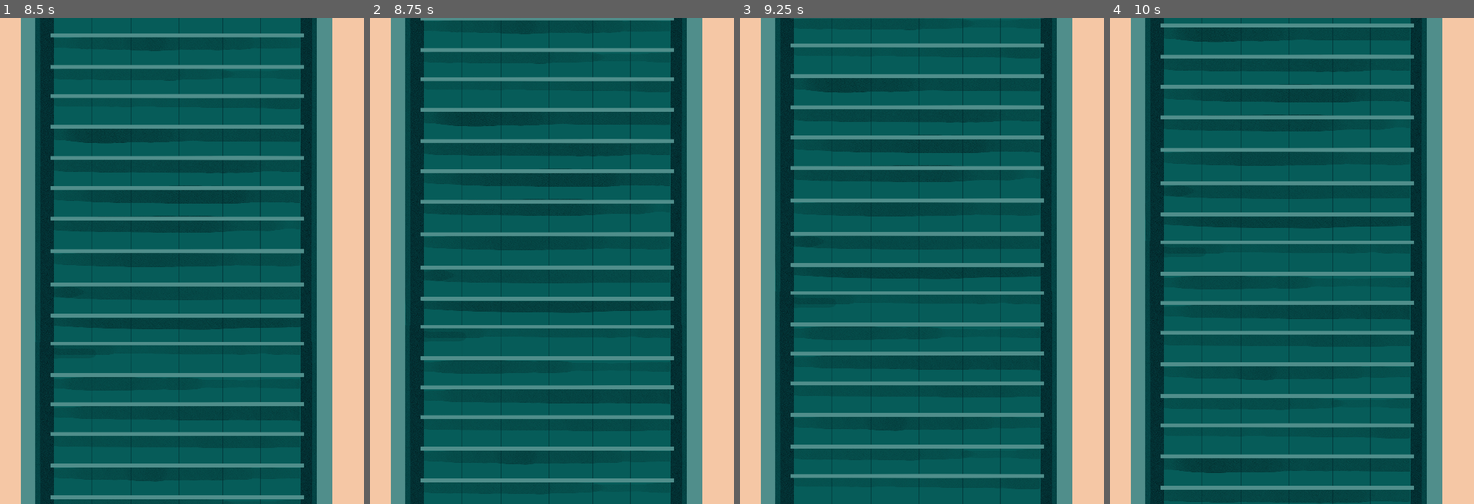
Above: before the commit, frames 1-4 (left to right).
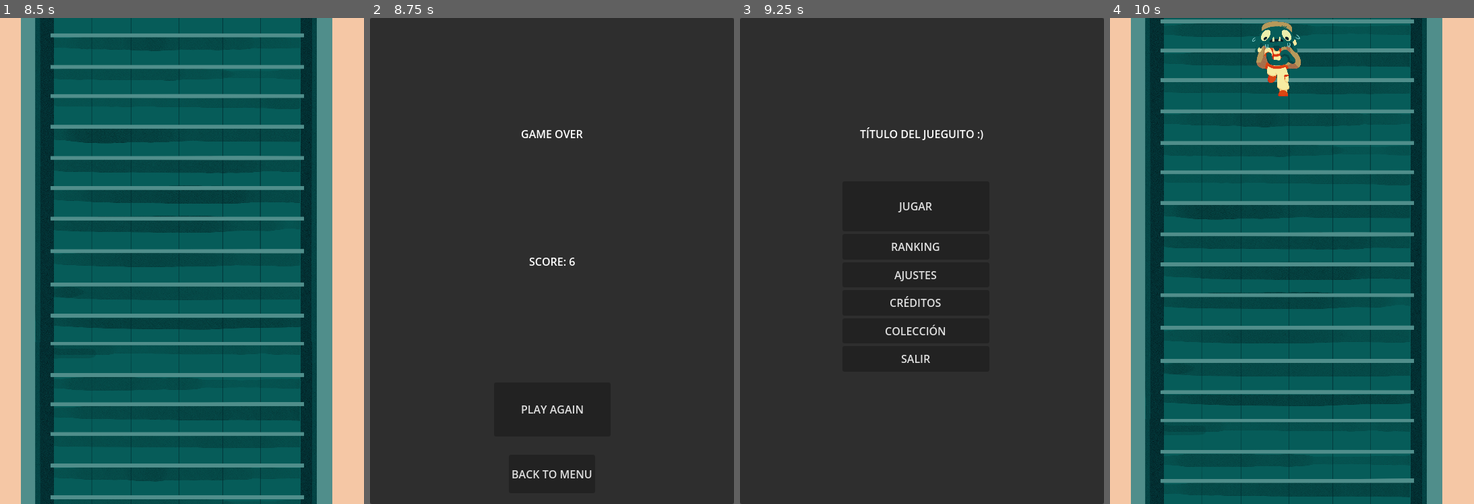
Above: after the commit, the same moments.

Repository: Beltenebr0s/LevelUpGameJam2025
Game: Godot game, scene res://scenes/menus/main_menu.tscn
Two runs of this game, one before a commit and one after it. Both use one fixed random seed, a clock stepped at 60 frames per second and the inputs below.
Inputs (mouse positions are in pixels of both pictures, inside the frame that each line leads up to):
- Up to frame 1 (8.5 s): click "JUGAR" at 0.5 s; hold W (move_up) 1.28-2.78 s; hold A (move_left) 2.78-4.28 s; hold S (move_down) 4.28-5.03 s; hold D (move_right) 5.03-5.78 s; hold W (move_up) 5.78-6.53 s; hold D (move_right) from 6.53 s (still down)
- Up to frame 2 (8.75 s): keep holding D (move_right)
- Up to frame 3 (9.25 s): release D (move_right) at 8.75 s; click (922, 411) at 8.75 s, where only the run after the commit has a clickable "PLAY AGAIN"
- Up to frame 4 (10 s): click (1284, 207) at 9.5 s, where only the run after the commit has a clickable "JUGAR"

Frame 1 is identical in both runs. In frame 2, 100% of the frame differs, in the area x 0-100%, y 0-100%; in frame 3, 100%; in frame 4, 24%.

Commit message:
Game over y puntuación final

Diff:
--- a/project.godot
+++ b/project.godot
@@ -18,7 +18,7 @@
 [autoload]
 
 SceneManager="*res://scripts/globals/scene_manager.gd"
-Enums="*res://scripts/globals/enums.gd"
+GlobalVars="*res://scripts/globals/global_variables.gd"
 
 [display]
 
--- a/scenes/game_scene.tscn
+++ b/scenes/game_scene.tscn
@@ -1,9 +1,10 @@
-[gd_scene load_steps=5 format=3 uid="uid://fqhpfxc8csob"]
+[gd_scene load_steps=6 format=3 uid="uid://fqhpfxc8csob"]
 
 [ext_resource type="Script" uid="uid://cjmn721f77ha2" path="res://scripts/game.gd" id="1_bw6k5"]
 [ext_resource type="PackedScene" uid="uid://c2ji84bo7mt61" path="res://scenes/escaleras.tscn" id="1_onqr8"]
 [ext_resource type="PackedScene" uid="uid://bhi1ycdhp8w1b" path="res://scenes/jugador.tscn" id="2_ycayy"]
 [ext_resource type="PackedScene" uid="uid://7auvomxkllwa" path="res://scenes/spawn.tscn" id="3_ycayy"]
+[ext_resource type="PackedScene" uid="uid://3lqi6qvx3ea6" path="res://scenes/obstaculos/vecino_descendente.tscn" id="5_y3j0m"]
 
 [node name="GameScene" type="Node2D"]
 script = ExtResource("1_bw6k5")
@@ -27,3 +28,8 @@
 [node name="Spawn3" parent="Spawns" instance=ExtResource("3_ycayy")]
 position = Vector2(217, 673)
 tiempo = 10.0
+
+[node name="Spawn4" parent="Spawns" instance=ExtResource("3_ycayy")]
+position = Vector2(170, -189)
+escena_obstaculo = ExtResource("5_y3j0m")
+tiempo = 5.0
--- /dev/null
+++ b/scenes/menus/game_over_menu.tscn
@@ -0,0 +1,88 @@
+[gd_scene load_steps=3 format=3 uid="uid://bpa7kkgbgn27h"]
+
+[ext_resource type="Script" uid="uid://dk6qgiud5ogi5" path="res://addons/navigationbutton/nav_btn.gd" id="1_7ldfy"]
+[ext_resource type="Script" uid="uid://mvjs7jf381kp" path="res://scripts/game_over_menu.gd" id="1_yytlj"]
+
+[node name="GameOver" type="Control"]
+layout_mode = 3
+anchors_preset = 15
+anchor_right = 1.0
+anchor_bottom = 1.0
+grow_horizontal = 2
+grow_vertical = 2
+script = ExtResource("1_yytlj")
+
+[node name="Background" type="Panel" parent="."]
+layout_mode = 1
+anchors_preset = 15
+anchor_right = 1.0
+anchor_bottom = 1.0
+grow_horizontal = 2
+grow_vertical = 2
+
+[node name="Title" type="Label" parent="."]
+layout_mode = 1
+anchors_preset = 5
+anchor_left = 0.5
+anchor_right = 0.5
+offset_left = -260.0
+offset_top = 100.0
+offset_right = 261.0
+offset_bottom = 244.0
+grow_horizontal = 2
+text = "GAME OVER"
+horizontal_alignment = 1
+vertical_alignment = 1
+
+[node name="ScoreTxt" type="Label" parent="."]
+layout_mode = 1
+anchors_preset = 8
+anchor_left = 0.5
+anchor_top = 0.5
+anchor_right = 0.5
+anchor_bottom = 0.5
+offset_left = -121.5
+offset_top = -29.5
+offset_right = 121.5
+offset_bottom = 29.5
+grow_horizontal = 2
+grow_vertical = 2
+text = "SCORE"
+horizontal_alignment = 1
+vertical_alignment = 1
+
+[node name="Menu" type="Button" parent="."]
+layout_mode = 1
+anchors_preset = 7
+anchor_left = 0.5
+anchor_top = 1.0
+anchor_right = 0.5
+anchor_bottom = 1.0
+offset_left = -64.0
+offset_top = -73.0
+offset_right = 64.0
+offset_bottom = -16.0
+grow_horizontal = 2
+grow_vertical = 0
+text = "BACK TO MENU"
+script = ExtResource("1_7ldfy")
+next_scene_path = "res://scenes/menus/main_menu.tscn"
+metadata/_custom_type_script = "uid://dk6qgiud5ogi5"
+
+[node name="Play" type="Button" parent="."]
+layout_mode = 1
+anchors_preset = 7
+anchor_left = 0.5
+anchor_top = 1.0
+anchor_right = 0.5
+anchor_bottom = 1.0
+offset_left = -86.5
+offset_top = -180.0
+offset_right = 86.5
+offset_bottom = -100.0
+grow_horizontal = 2
+grow_vertical = 0
+text = "PLAY AGAIN"
+script = ExtResource("1_7ldfy")
+next_scene_path = "res://scenes/menus/main_menu.tscn"
+metadata/_custom_type_script = "uid://dk6qgiud5ogi5"
--- a/scenes/menus/main_menu.tscn
+++ b/scenes/menus/main_menu.tscn
@@ -91,4 +91,5 @@
 size_flags_vertical = 3
 text = "SALIR"
 script = ExtResource("1_l6cm7")
+next_scene_path = "exitgame"
 metadata/_custom_type_script = "uid://dk6qgiud5ogi5"
--- a/scripts/game.gd
+++ b/scripts/game.gd
@@ -1,10 +1,15 @@
 extends Node2D
 
+@onready var score = 0
+@export var game_over_scene_path : String = "res://scenes/menus/game_over_menu.tscn"
+
 func _ready():
+	GlobalVars.is_first_game = false
 	conectar_spawns()
+	score = 0
 
 func  _process(delta):
-	pass
+	score += delta
 
 func conectar_spawns():
 	var spawns_obstaculos = $Spawns.get_children()
@@ -15,4 +20,6 @@
 	obs.collided_with_player.connect(jugador_chocado)
 
 func jugador_chocado():
-	print("Game over???")
+	GlobalVars.final_score = int(score)
+	await get_tree().create_timer(1.0).timeout
+	SceneManager.change_to_scene(game_over_scene_path)
--- /dev/null
+++ b/scripts/game_over_menu.gd
@@ -0,0 +1,4 @@
+extends Control
+
+func _ready():
+	$ScoreTxt.text = "SCORE: " + str(GlobalVars.final_score)
--- a/scripts/globals/enums.gd
+++ /dev/null
@@ -1,8 +0,0 @@
-extends Node
-
-enum DireccionObstaculo
-{
-	DIRECCION_ASCENDENTE,
-	DIRECCION_DESCENDENTE,
-	DIRECCION_ESTATICO,
-}
--- /dev/null
+++ b/scripts/globals/global_variables.gd
@@ -0,0 +1,4 @@
+extends Node
+
+@onready var is_first_game : bool = true
+@onready var final_score : int = 0
--- a/scripts/globals/scene_manager.gd
+++ b/scripts/globals/scene_manager.gd
@@ -10,6 +10,9 @@
 	deferred_change_to_scene.call_deferred(path)
 
 func deferred_change_to_scene(path):
+	if path == "exitgame":
+		get_tree().quit()
+		return
 	current_scene.free()
 	var new_scene = ResourceLoader.load(path)
 	current_scene = new_scene.instantiate()
--- a/scripts/obstaculos/ObstacleResource.gd
+++ b/scripts/obstaculos/ObstacleResource.gd
@@ -2,5 +2,4 @@
 extends Resource
 
 @export var textura: Texture
-@export var direccion : Enums.DireccionObstaculo
 @export var velocidad : int
Not shown, added: scripts/game_over_menu.gd.uid
Renamed: scripts/globals/enums.gd.uid -> scripts/globals/global_variables.gd.uid
